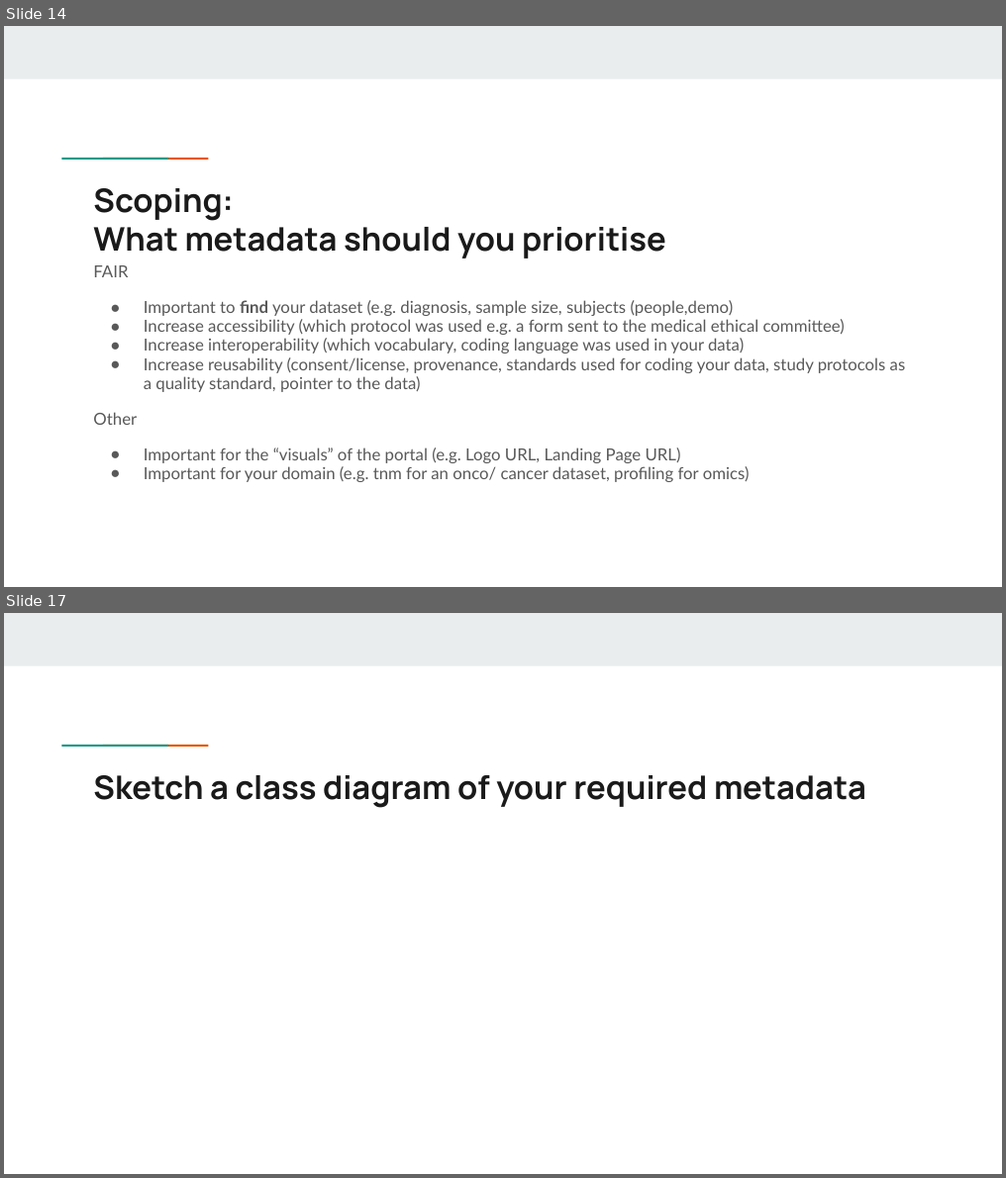
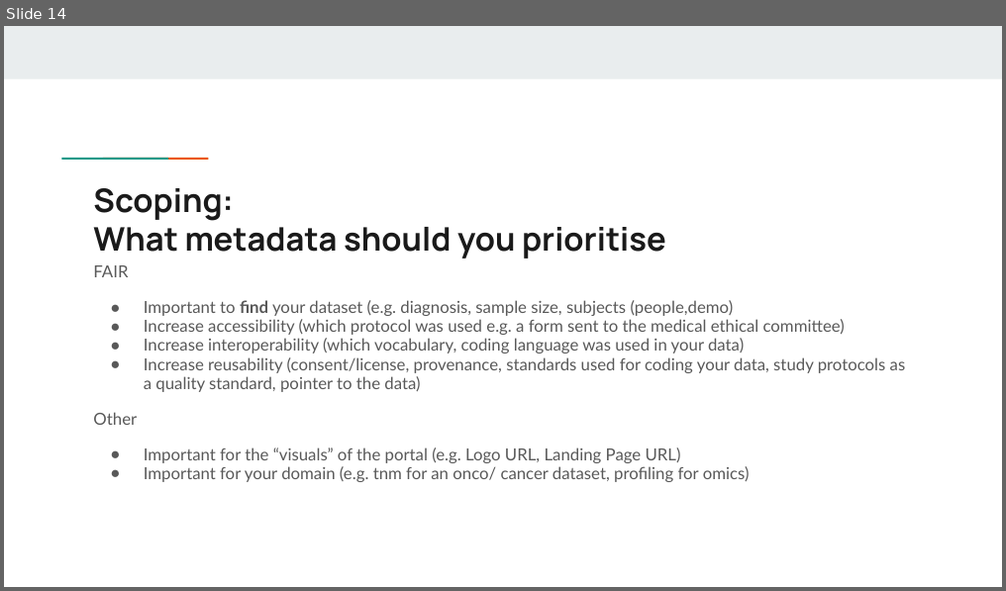
Before and after one commit to Health-RI/health-ri-metadata, a slide deck: Presentations/HRI_Metadata_Schema_ImagingGroup_KickOff (1).pptx. Shown one above the other, each under a label of ours: slides 14 and 17 before the commit, slide 14 after it; the slides between them are not shown. The pictures are 1006x1178 and 1006x591 pixels, drawn with LibreOffice and Linux fonts; fonts in the diff are those of the drawing. Boxes give left, top, right and bottom in pixels: in the first picture for what was removed or moved away, otherwise in the second. Text is boxed around its words. In the diff, an @@ line names an element or a change of style, - is before the commit and + after.

```diff
--- a/Presentations/HRI_Metadata_Schema_ImagingGroup_KickOff (1).pptx
+++ b/Presentations/HRI_Metadata_Schema_ImagingGroup_KickOff (1).pptx
@@ slide 17 removed at (4, 613, 1002, 1174), background #FFFFFF; not listed: 3 template elements that a slide beside it also shows @@
@@ title removed at (93, 775, 866, 808) @@
-Sketch a class diagram of your required metadata
```
Also in this commit, not shown: 11 slides changed, 1 other file.
